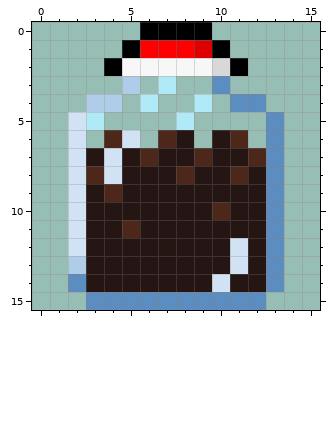
Pixel-art sprite: image/akai.py/items/2.1.png. The picture above is the old version.
Colours within 5 levels of each other are drawn and written as one.
After:
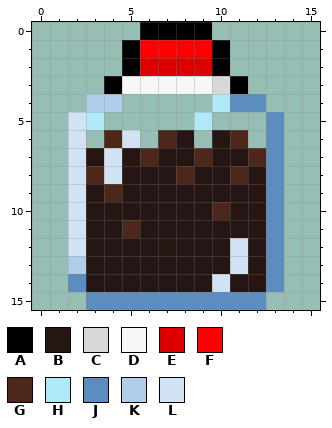
Palette (. is transparent): A #000000  B #261613  C #d8d8d8  D #f7f7f7  E #de0000  F #ff0000  G #4c271a  H #b0eaf8  J #5c8dc0  K #afcde9  L #d1e2f4
From old to new:
file 32x32 -> 64x64 pixels (blocks of 2x2 -> 4x4; one block is one cell here)
There is now colour A in row 3 at x 4 and 11.
The edit turns colour C into colour A in row 2 at x 10.
The edit turns colour D into colour A in row 2 at x 5.
The edit turns colour J into colour C in row 3 at x 10.
There is now colour D in row 3 at x 6 and 8 to 9.
The edit turns colour H into colour D in row 3 at x 7.
The edit turns colour K into colour D in row 3 at x 5.
The edit turns colour D into colour E in row 2 at x 6 to 9.
The edit turns colour E into colour F in row 1 at x 9.
There is now colour H in row 4 at x 10; in row 5 at x 9.
The author cleared colour A in row 2 at x 4 and 11.
The author cleared colour H in row 4 at x 6 and 9; in row 5 at x 8.
